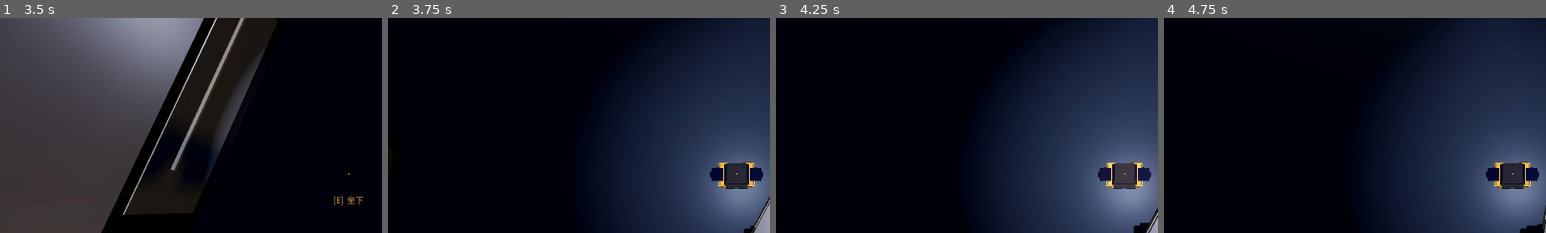
Above: before the commit, frames 1-4 (left to right).
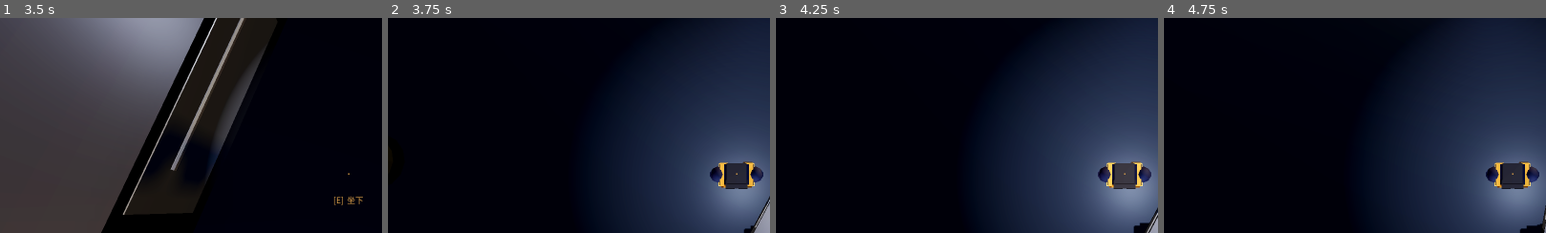
Above: after the commit, the same moments.

Repository: sabrina1647412733-collab/anomaly-bureau-game
Game: Godot game, scene res://scenes/main.tscn
Two runs of this game, one before a commit and one after it. Both use one fixed random seed, a clock stepped at 60 frames per second and the inputs below.
Inputs (mouse positions are % of the whole screen's width and height, from its top left):
- Up to frame 1 (3.5 s): click "开 始 新 的 一 夜" at 0.5 s; tap Enter at 1.25, 2.85 s; move the mouse to (55, 50) at 1.27 s; hold E 1.28-2.03 s; hold Up from 1.28 s (still down); click (55, 50) at 1.42 s; tap Space at 1.52, 2.27 s; move the mouse to (45, 50) at 2.02 s; tap R at 2.1 s; move the mouse to (52, 48) at 2.77 s
- Up to frame 2 (3.75 s): keep holding Up; tap Space at 3.5 s; move the mouse to (49, 52) at 3.52 s; tap V at 3.6 s; click (49, 52) at 3.67 s
- Up to frame 3 (4.25 s): keep holding Up; tap Space at 3.77 s
- Up to frame 4 (4.75 s): keep holding Up; move the mouse to (57, 51) at 4.27 s; tap N at 4.35 s; tap Space at 4.52 s
The pictures show only the part of the screen within x 4-54%, y 14-64%; the shares and areas given below are measured in that part.

Frame 1 is identical in both runs. In frame 2, 0.3% of the frame differs, in the area x 84-98%, y 68-77%; in frame 3, 0.3%; in frame 4, 0.3%.

Commit message:
[godot] 肩：把"直角肩"换成低多边形三角肌（用户点出来的）
以前肩是一块方盒子顶在肩角上（玩家 0.14x0.08x0.16、NPC 0.126x0.07x0.15），外缘比躯干鼓出 9cm，
正面剪影在肩膀处是一个直角，像穿了护肩。
① 新增 _mesh_sphere()（8 段/4 环低多边形球，靠 mi.scale 拉成椭球），玩家肩改成三角肌椭球
   (±0.235, 1.365) 半径 0.093/0.088/0.105；
② game.gd::_part() 追加 ball 参数（放参数表最后，老调用不受影响），NPC 肩改椭球
   (±0.225, 1.403) 半径 0.105/0.095/0.110；
③ 椭球挂在 torso/upper 上，不跟手臂转——手臂在球里转，肩线不会跟着甩。
几何核对：上臂圆管顶端一圈点到椭球中心的归一化距离 0.85（<1），怎么摆都不会从球里露出来。
charmeasure 复核：玩家头身比仍 6.40、脚底 0.000、最宽 0.660m（没变宽也没变窄）；audit 0/0。
自检 exit 0 无 SCRIPT ERROR；看图验收 charlineup.png / charlineup_脸.png / jn_肩1.png（第二人称正面）- 小千

Diff:
--- a/scripts/game.gd
+++ b/scripts/game.gd
@@ -486,7 +486,7 @@
 		_part(n, "shin" + sfx, Vector3(sgn * 0.105, 0.3175, 0), Vector3(0.140, 0.455, 0.150), cloth2, 0.0, true)
 		_part(n, "hemLeg" + sfx, Vector3(sgn * 0.105, 0.118, 0), Vector3(0.152, 0.032, 0.162), cloth2.darkened(0.35))
 		_part(n, "shoe" + sfx, Vector3(sgn * 0.105, 0.045, -0.035), Vector3(0.155, 0.09, 0.26), Color(0.07, 0.07, 0.08))
-		_part(upper, "shoulderCap" + sfx, Vector3(sgn * 0.226, 0.428, 0), Vector3(0.126, 0.070, 0.150), cloth)
+		_part(upper, "shoulderCap" + sfx, Vector3(sgn * 0.225, 0.408, 0), Vector3(0.210, 0.190, 0.220), cloth, 0.0, false, Vector3.ZERO, true)
 		_part(upper, "armU" + sfx, Vector3(sgn * 0.238, 0.310, 0), Vector3(0.115, 0.33, 0.125), cloth, 0.0, true)
 		_part(upper, "armL" + sfx, Vector3(sgn * 0.250, -0.010, -0.030), Vector3(0.100, 0.31, 0.110), cloth, 0.0, true)
 		# 袖口：袖管压住手掌上沿 2cm，手不再是一块飘在袖子下面的浅色方块
@@ -543,10 +543,18 @@
 		"upper": upper, "head": hp}
 
 func _part(parent: Node3D, nm: String, p: Vector3, size: Vector3, col: Color,
-		emis := 0.0, tube := false, rot := Vector3.ZERO) -> MeshInstance3D:
+		emis := 0.0, tube := false, rot := Vector3.ZERO, ball := false) -> MeshInstance3D:
 	var mi := MeshInstance3D.new()
 	mi.name = nm
-	if tube:
+	if ball:
+		var sm := SphereMesh.new()
+		sm.radius = 0.5
+		sm.height = 1.0
+		sm.radial_segments = 8
+		sm.rings = 4
+		mi.mesh = sm
+		mi.scale = size
+	elif tube:
 		var cm := CylinderMesh.new()
 		cm.top_radius = size.x * 0.5
 		cm.bottom_radius = size.x * 0.5
--- a/scripts/player.gd
+++ b/scripts/player.gd
@@ -126,6 +126,21 @@
 	mi.position = off
 	return mi
 
+func _mesh_sphere(size: Vector3, col: Color, off: Vector3) -> MeshInstance3D:
+	var mi := MeshInstance3D.new()
+	var sm := SphereMesh.new()
+	sm.radius = 0.5               # 单位球，靠 mi.scale 拉成椭球
+	sm.height = 1.0
+	sm.radial_segments = 8        # 8 段保持低多边形的棱面感，同时把直角磨掉
+	sm.rings = 4
+	mi.mesh = sm
+	var m := StandardMaterial3D.new()
+	m.albedo_color = col
+	m.roughness = 0.80
+	mi.material_override = m
+	mi.position = off
+	mi.scale = size
+	return mi
 func _joint(nm: String, parent: Node3D, joint: Vector3) -> Node3D:
 	var n := Node3D.new()
 	n.name = nm
@@ -157,8 +172,10 @@
 	torso.add_child(_mesh_box(Vector3(0.062, 0.078, 0.022), shirt, Vector3(0, 0.428, -0.128)))
 	torso.add_child(_mesh_box(Vector3(0.115, 0.085, 0.115), skin, Vector3(0, 0.472, 0)))
 	torso.add_child(_mesh_box(Vector3(0.300, 0.062, 0.246), coat, Vector3(0, 0.452, 0)))
+	# 肩：以前是一块 0.14x0.08x0.16 的方盒子顶在肩角上，外面鼓出一块直角（很反人类）。
+	# 现在换成 8 段低多边形椭球（三角肌），肩线从躯干顶自然滚下来接住上臂圆管。
 	for sc in [-1.0, 1.0]:
-		torso.add_child(_mesh_box(Vector3(0.140, 0.080, 0.160), coat, Vector3(sc * 0.232, 0.455, 0)))
+		torso.add_child(_mesh_sphere(Vector3(0.186, 0.176, 0.210), coat, Vector3(sc * 0.235, 0.425, 0)))
 	torso.add_child(_mesh_box(Vector3(0.44, 0.44, 0.275), vest, Vector3(0, 0.22, 0), 0.55))   # 反光背心（A 里是从胸到胯的长背心）
 	torso.add_child(_mesh_box(Vector3(0.45, 0.045, 0.285), Color(0.89, 0.80, 0.33), Vector3(0, 0.36, 0), 0.9))
 	torso.add_child(_mesh_box(Vector3(0.45, 0.045, 0.285), Color(0.89, 0.80, 0.33), Vector3(0, 0.13, 0), 0.9))
Not shown, changed: README.md
